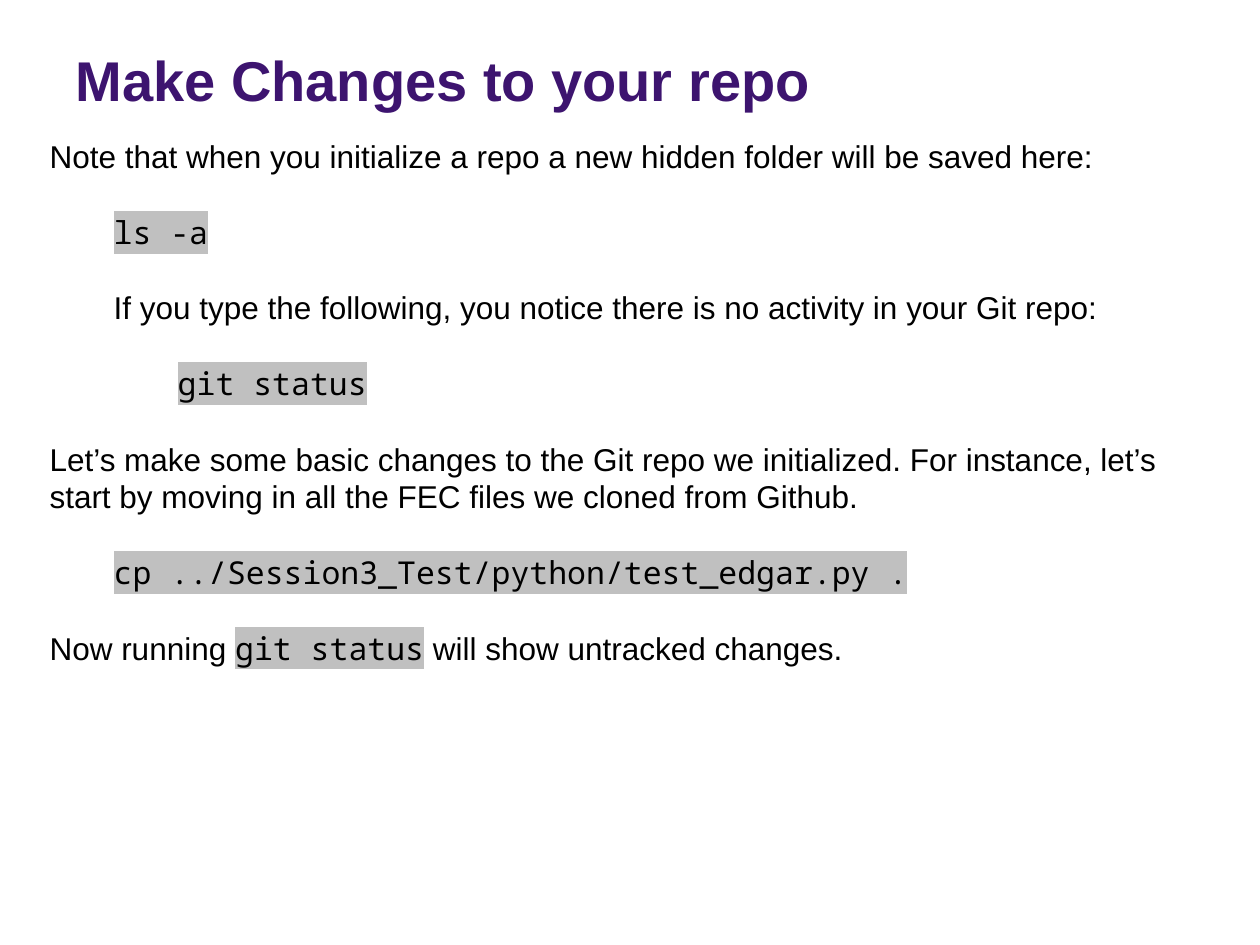
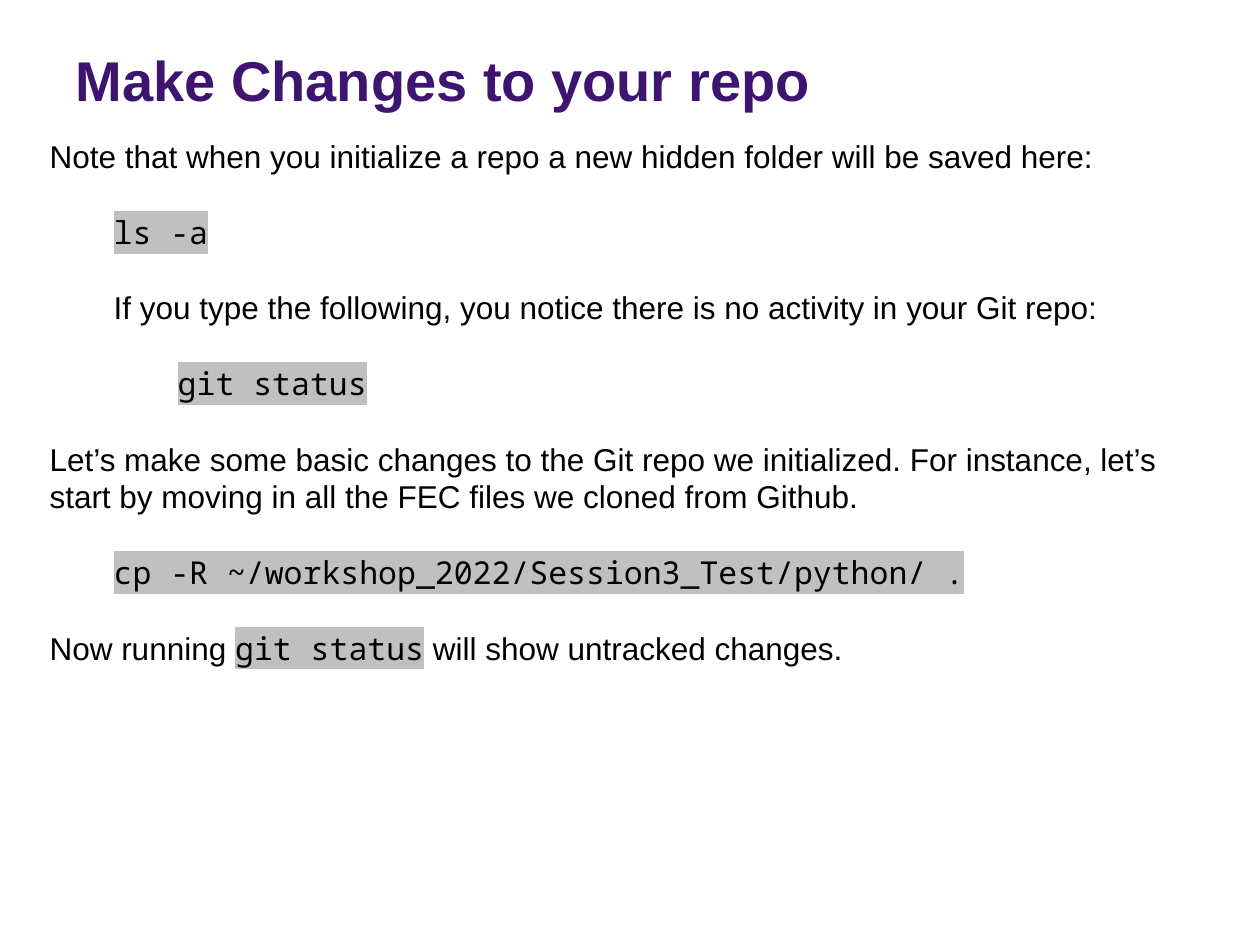
Before and after one commit to rs-kellogg/workshop_2022, a slide deck: slide 9 of Session5_Version_Control/2022_source_control.pptx. Drawn at 1260x945 pixels with LibreOffice and Linux fonts; fonts in the diff are those of the drawing; background and template pictures are left out. Boxes give left, top, right and bottom in pixels: in the first picture for what was removed or moved away, otherwise in the second. Text is boxed around its words. In the diff, an @@ line names an element or a change of style, - is before the commit and + after.

Commit message:
updating session 3 slides

```diff
--- a/Session5_Version_Control/2022_source_control.pptx
+++ b/Session5_Version_Control/2022_source_control.pptx
@@ text at [114,560,926,592]: text changed @@
-cp ../Session3_Test/python/test_edgar.py .
+cp -R ~/workshop_2022/Session3_Test/python/ .
```
Also in this commit, not shown: 4 other slides changed, 1 other file.
